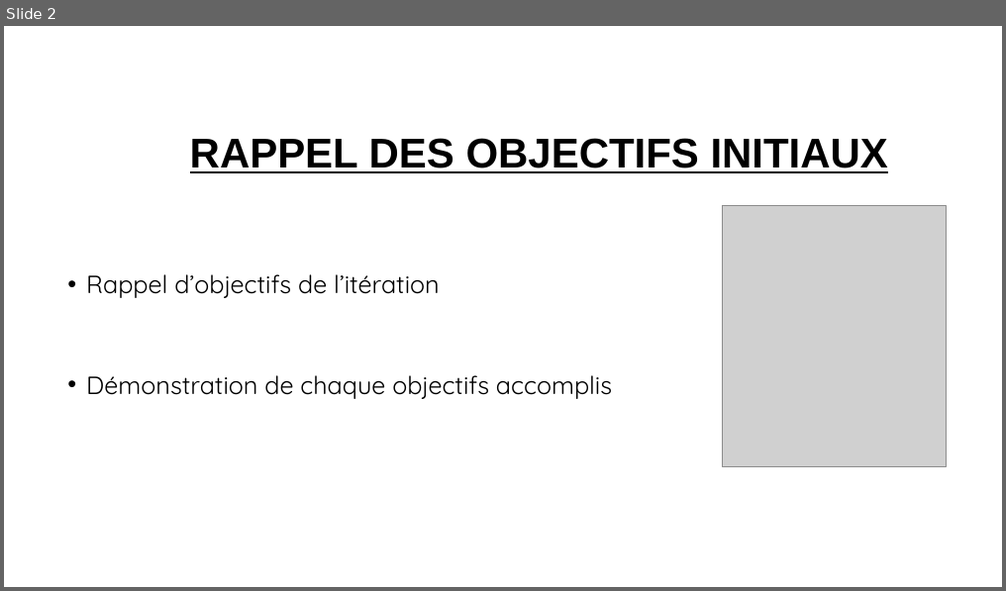
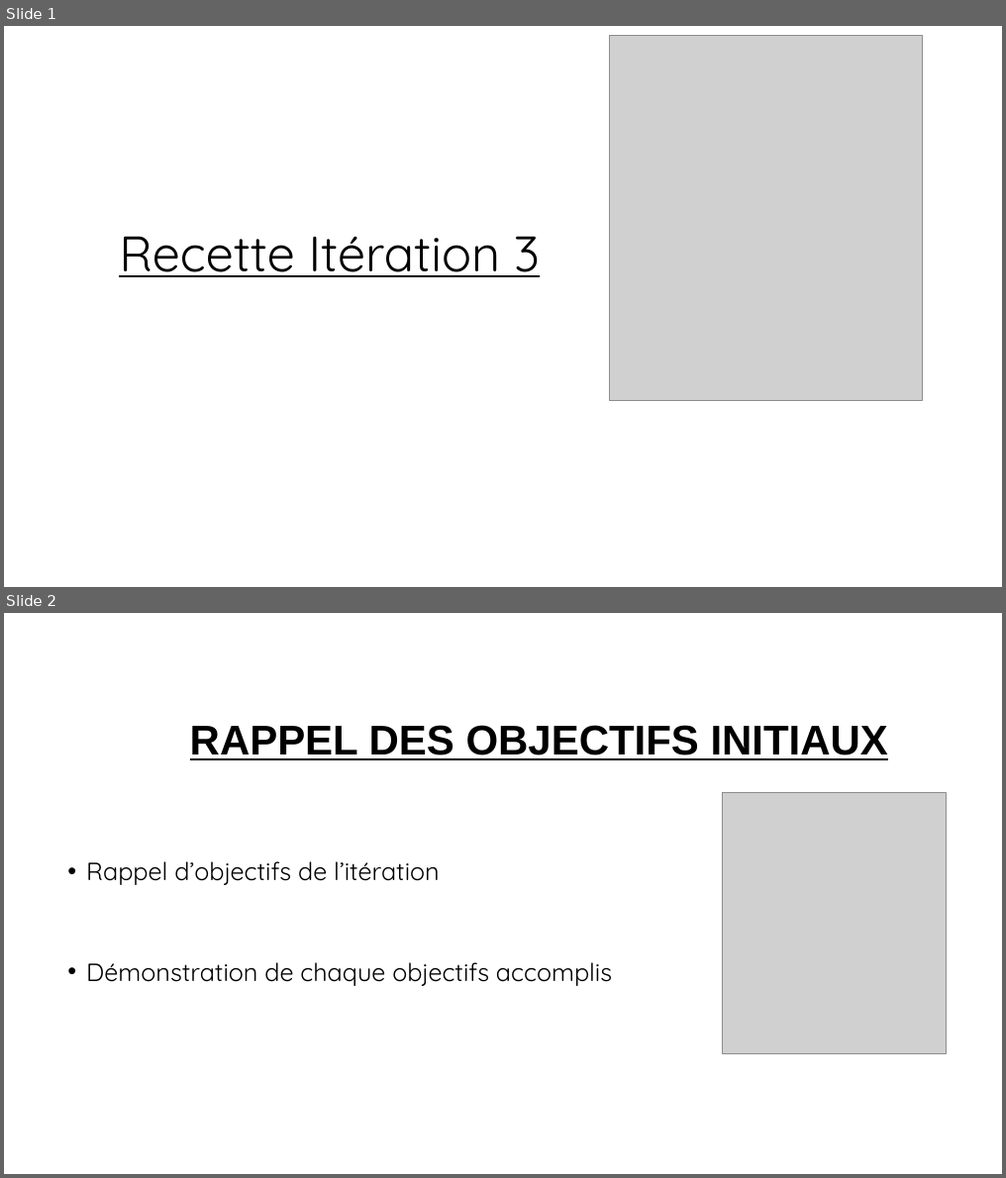
Before and after one commit to jerometea/Projet-BlueTouffe, a slide deck: Avant-projet/Ité3.pptx. Shown one above the other, each under a label of ours: slide 2 before the commit, slides 1 and 2 after it. The pictures are 1006x591 and 1006x1178 pixels, drawn with LibreOffice and Linux fonts; fonts in the diff are those of the drawing; grey boxes stand for pictures; background and template pictures are left out. Boxes give left, top, right and bottom in pixels: in the first picture for what was removed or moved away, otherwise in the second. Text is boxed around its words. In the diff, an @@ line names an element or a change of style, - is before the commit and + after.

```diff
--- a/Avant-projet/Ité3.pptx
+++ b/Avant-projet/Ité3.pptx
@@ slide 1 added at (x1=4, y1=26, x2=1002, y2=587), background #FFFFFF @@
@@ picture added at (x1=610, y1=35, x2=922, y2=401) @@
@@ text added at (x1=119, y1=236, x2=540, y2=277), 48 pt, text #000000, underline @@
+Recette Itération 3
```
Also in this commit, not shown: 1 slide removed, 8 other files.
